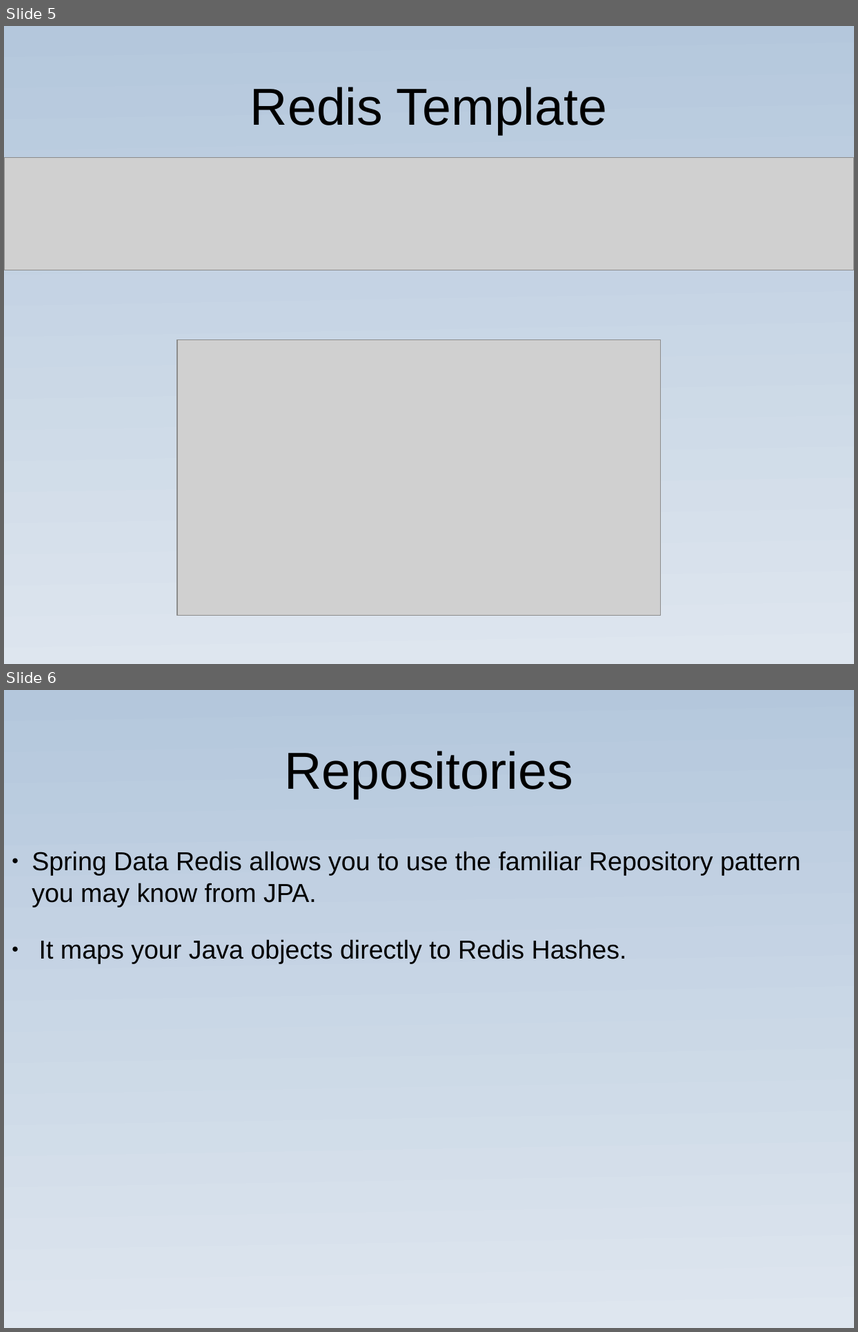
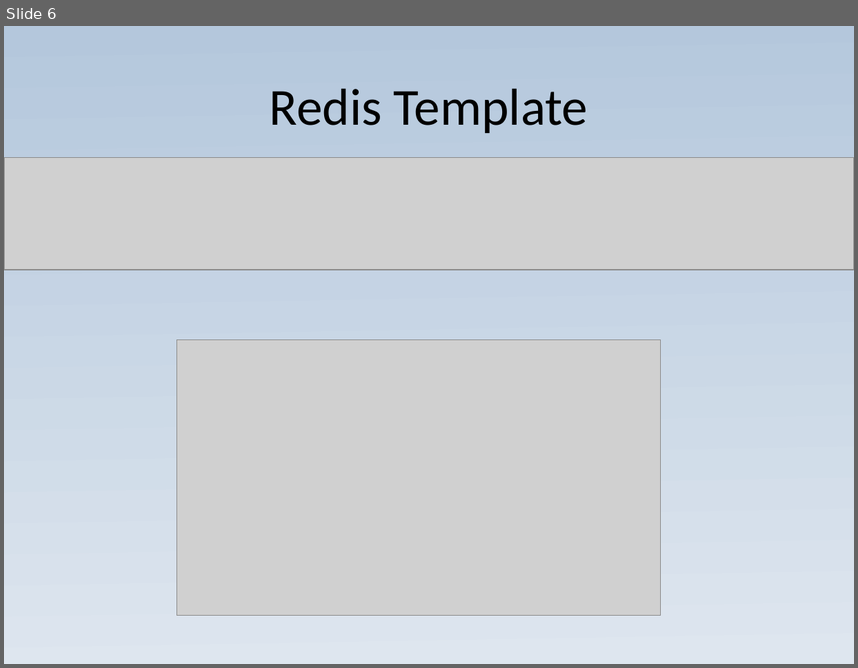
Before and after one commit to JoaoGuilhermedeSa/spring-data-redis, a slide deck: spring_data_redis_presentation_with_code.pptx. Shown one above the other, each under a label of ours: slides 5 and 6 before the commit, slide 6 after it. The pictures are 858x1332 and 858x668 pixels, drawn with LibreOffice and Linux fonts; fonts in the diff are those of the drawing; grey boxes stand for pictures. Boxes give left, top, right and bottom in pixels: in the first picture for what was removed or moved away, otherwise in the second. Text is boxed around its words. In the diff, an @@ line names an element or a change of style, - is before the commit and + after.

```diff
--- a/spring_data_redis_presentation_with_code.pptx
+++ b/spring_data_redis_presentation_with_code.pptx
@@ slide 6 removed at [4,690,854,1328], background gradient #B4C7DC to #DEE6EF @@
@@ title removed at [284,751,573,799] @@
-Repositories
@@ text removed at [32,851,801,964] @@
-● Spring Data Redis allows you to use the familiar Repository pattern you may know from JPA.
-● It maps your Java objects directly to Redis Hashes.
@@ what was slide 5 is now slide 6 @@
@@ slide 6 changed as well @@
@@ title "Redis Template" at [270,88,588,133]: font Arial to Calibri @@
```
Also in this commit, not shown: 4 other slides changed, 3 slides added, 1 other slide removed, 1 other file.
